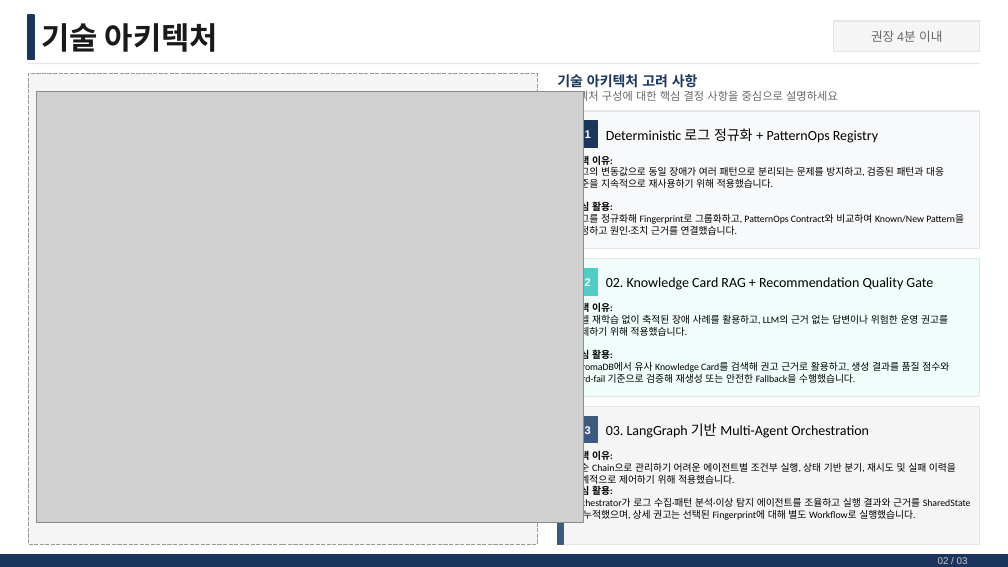
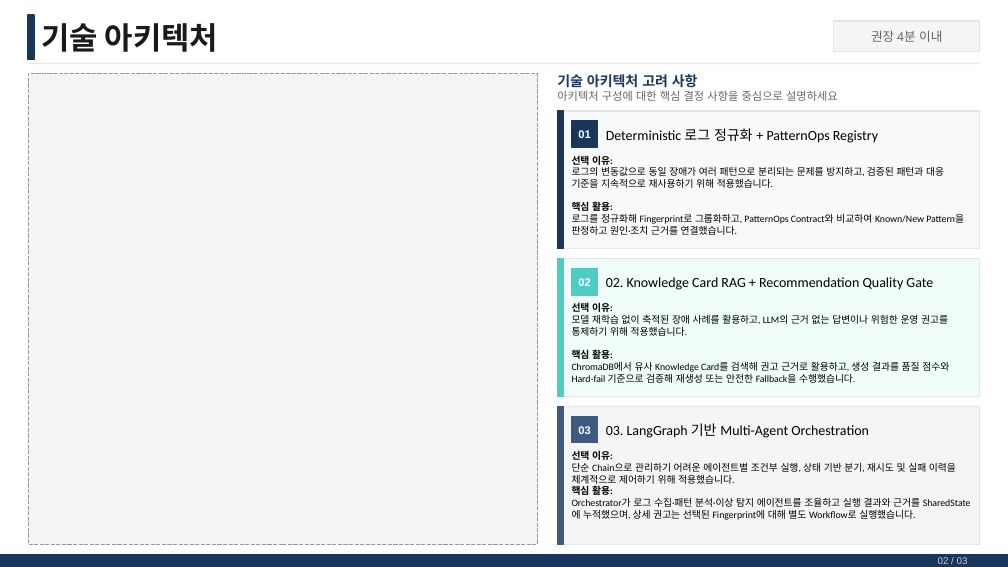
Before and after one commit to asdfsdfas34/log_detect_agents, a slide deck: slide 3 of docs/final docs/AI_Master_Project_최종발표_멘티명_사번.pptx. Drawn at 1008x567 pixels with LibreOffice and Linux fonts; fonts in the diff are those of the drawing; grey boxes stand for pictures. Boxes give left, top, right and bottom in pixels: in the first picture for what was removed or moved away, otherwise in the second. Text is boxed around its words. In the diff, an @@ line names an element or a change of style, - is before the commit and + after.

```diff
--- a/docs/final docs/AI_Master_Project_최종발표_멘티명_사번.pptx
+++ b/docs/final docs/AI_Master_Project_최종발표_멘티명_사번.pptx
@@ picture removed at (36,92,584,522) @@
@@ rectangle added at (557,111,563,249), fill #1A365D, outline #1A365D 1 pt @@
@@ rectangle added at (557,259,563,397), fill #4ECDC4, outline #4ECDC4 1 pt @@
```
Also in this commit, not shown: 2 other slides changed, 26 other files.
